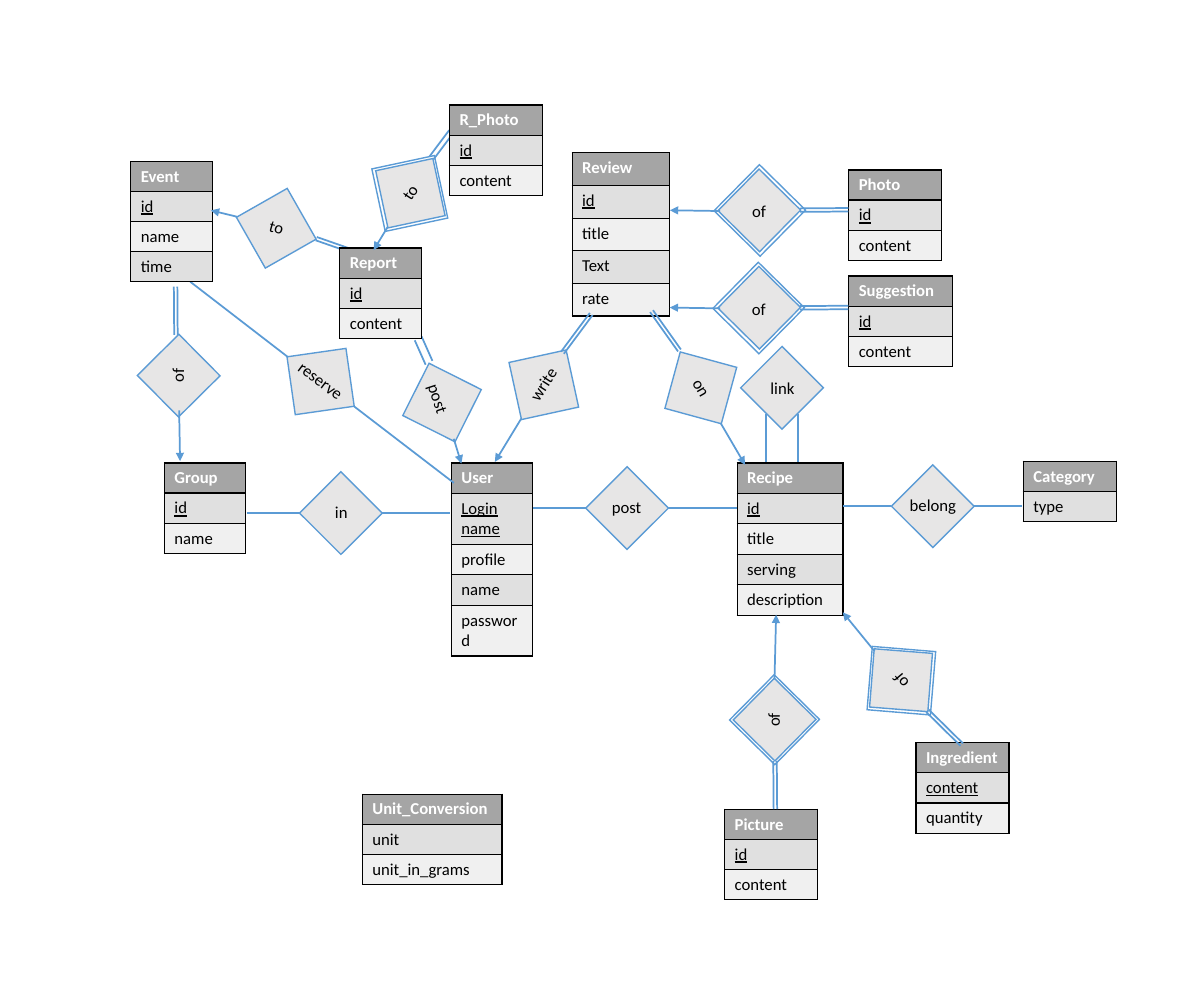
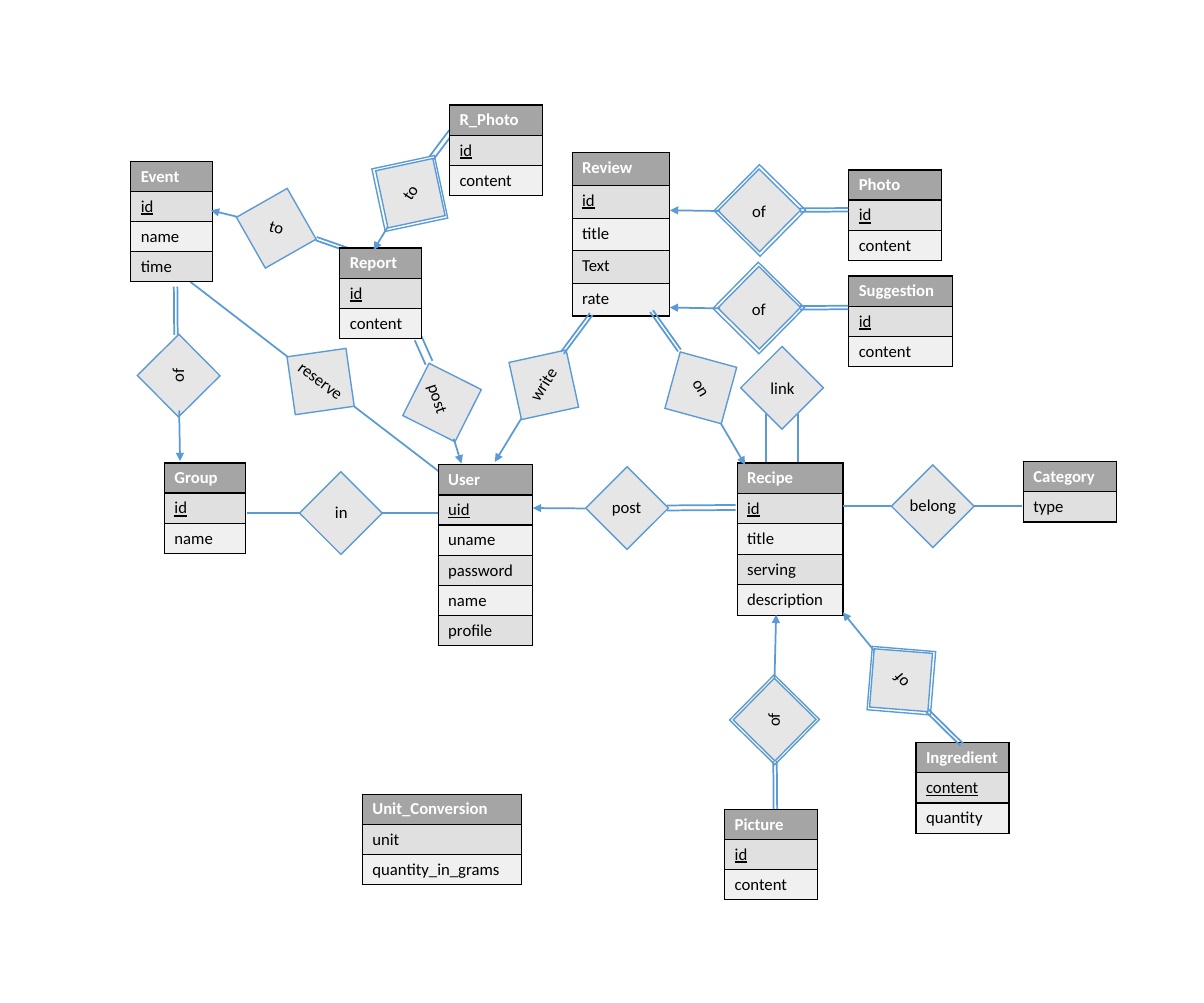
Before and after one commit to licheng173/DatabaseProject, a slide deck: slide 1 of design.pptx. Drawn at 1204x1003 pixels with LibreOffice and Linux fonts; fonts in the diff are those of the drawing. Boxes give left, top, right and bottom in pixels: in the first picture for what was removed or moved away, otherwise in the second. Text is boxed around its words. In the diff, an @@ line names an element or a change of style, - is before the commit and + after.

```diff
--- a/design.pptx
+++ b/design.pptx
@@ table at bbox=[438, 465, 533, 646] @@
-row 2: Login name
+row 2: uid
+row 3: uname
+row 4: password
+row 5: name
-row 4: name
-row 5: password
@@ table: place and size @@
-table at bbox=[452, 464, 533, 654]
+table at bbox=[438, 465, 533, 646]
@@ line moved from (533, 509) - (587, 509) to (585, 509) - (533, 509) @@
@@ line (585, 509) - (533, 509): line to arrow @@
@@ line added from (667, 506) to (735, 505), #5B9BD5 1.25 pt @@
@@ table at bbox=[362, 795, 521, 885] @@
-row 3, column 1: unit_in_grams
+row 3, column 1: quantity_in_grams
@@ table: place and size @@
-table at bbox=[362, 795, 502, 885]
+table at bbox=[362, 795, 521, 885]
```
Also in this commit, not shown: 2 other files.
